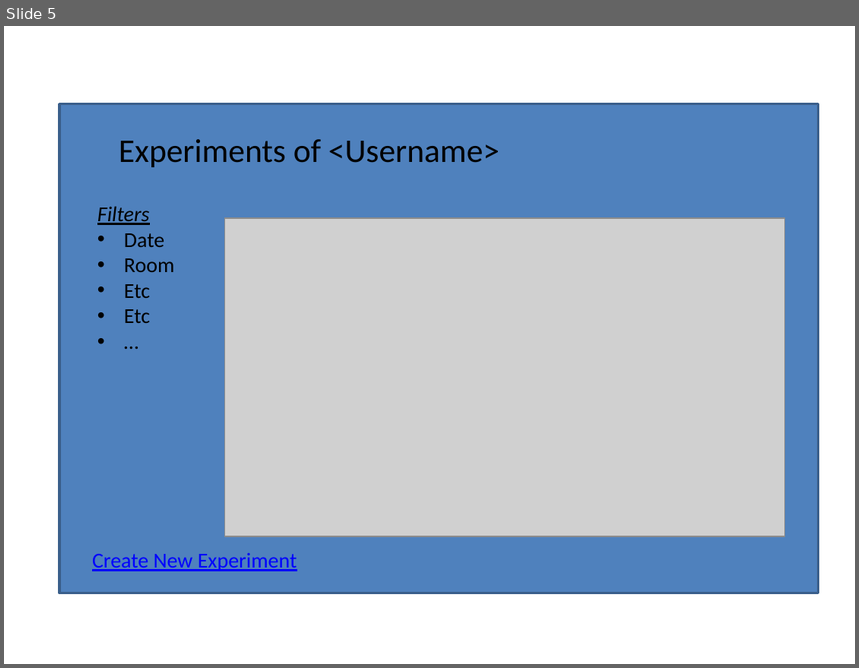
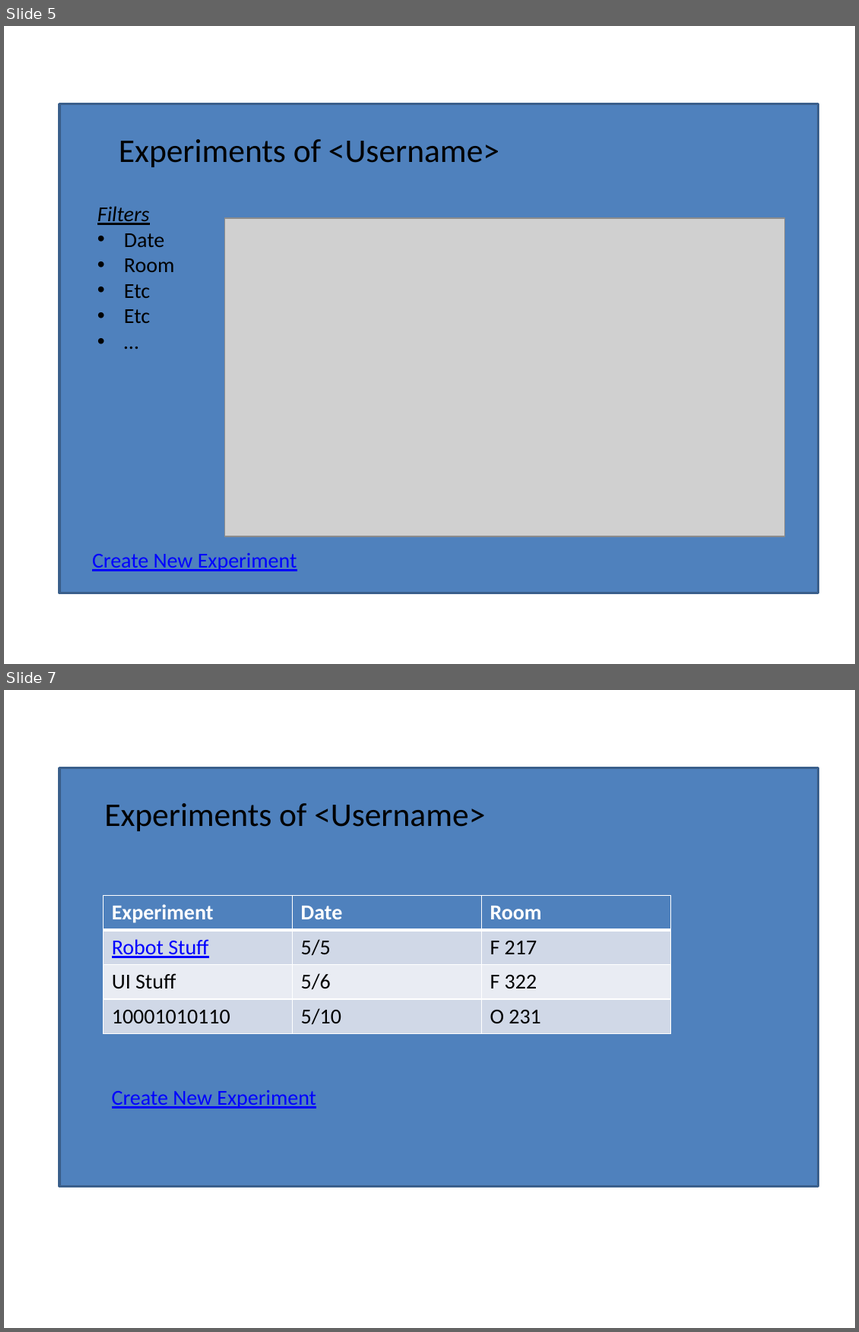
Before and after one commit to compuwizard123/participant-scheduling-system-docs, a slide deck: other/StoryBoardAllie.pptx. Shown one above the other, each under a label of ours: slide 5 before the commit, slides 5 and 7 after it; the slides between them are not shown. The pictures are 859x668 and 859x1332 pixels, drawn with LibreOffice and Linux fonts; fonts in the diff are those of the drawing; grey boxes stand for pictures. Boxes give left, top, right and bottom in pixels: in the first picture for what was removed or moved away, otherwise in the second. Text is boxed around its words. In the diff, an @@ line names an element or a change of style, - is before the commit and + after.

```diff
--- a/other/StoryBoardAllie.pptx
+++ b/other/StoryBoardAllie.pptx
@@ slide 7 added at box(4, 690, 855, 1328), background #FFFFFF @@
@@ rectangle added at box(59, 768, 819, 1187), fill #4F81BD, outline #3A5F8C 2 pt @@
@@ text added at box(104, 803, 485, 831), 28 pt, text #000000 @@
+Experiments of <Username>
@@ table added at box(104, 896, 671, 1034), 4 rows, 3 columns @@
+Experiment | Date | Room
+Robot Stuff | 5/5 | F 217
+UI Stuff | 5/6 | F 322
+10001010110 | 5/10 | O 231
@@ text added at box(112, 1091, 316, 1109), 18 pt, text #0000FF, underline @@
+Create New Experiment
```
Also in this commit, not shown: 3 slides changed, 1 other slide added.
